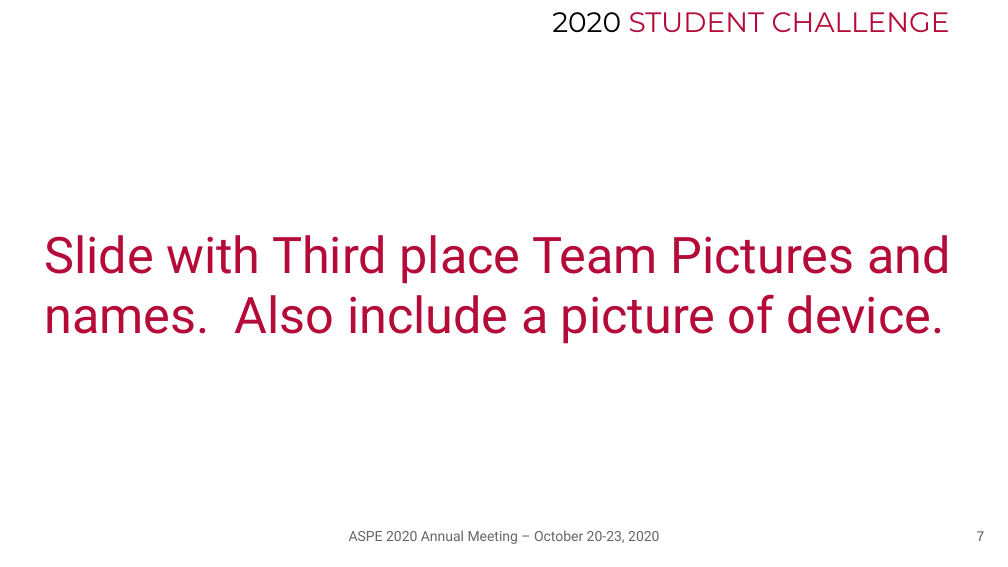
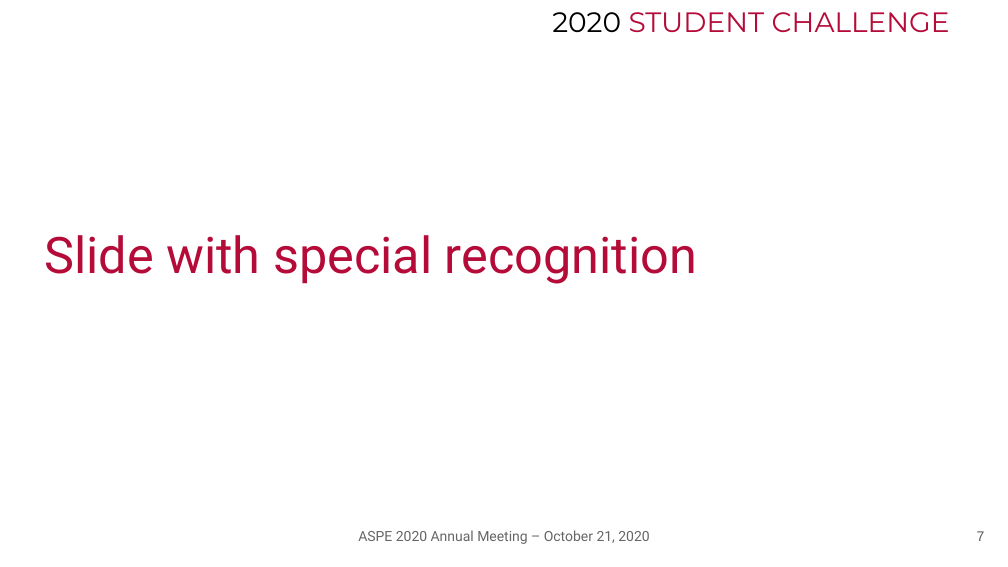
Before and after one commit to ASPE-student-challenge/2020, a slide deck: slide 7 of 2020 ASPE Recognitions...pptx. Drawn at 1008x567 pixels with LibreOffice and Linux fonts; fonts in the diff are those of the drawing; background and template pictures are left out. Boxes give left, top, right and bottom in pixels: in the first picture for what was removed or moved away, otherwise in the second. Text is boxed around its words. In the diff, an @@ line names an element or a change of style, - is before the commit and + after.

Commit message:
Update 2020 ASPE Recognitions...pptx
added two slides for recruting...

```diff
--- a/2020 ASPE Recognitions...pptx
+++ b/2020 ASPE Recognitions...pptx
@@ title at (x1=44, y1=235, x2=697, y2=284): text changed @@
-Slide with Third place Team Pictures and names. Also include a picture of device.
+Slide with special recognition
@@ text at (x1=358, y1=530, x2=649, y2=544): text changed @@
-ASPE 2020 Annual Meeting – October 20-23, 2020
+ASPE 2020 Annual Meeting – October 21, 2020
```
Also in this commit, not shown: 7 other slides changed, 2 slides added.
